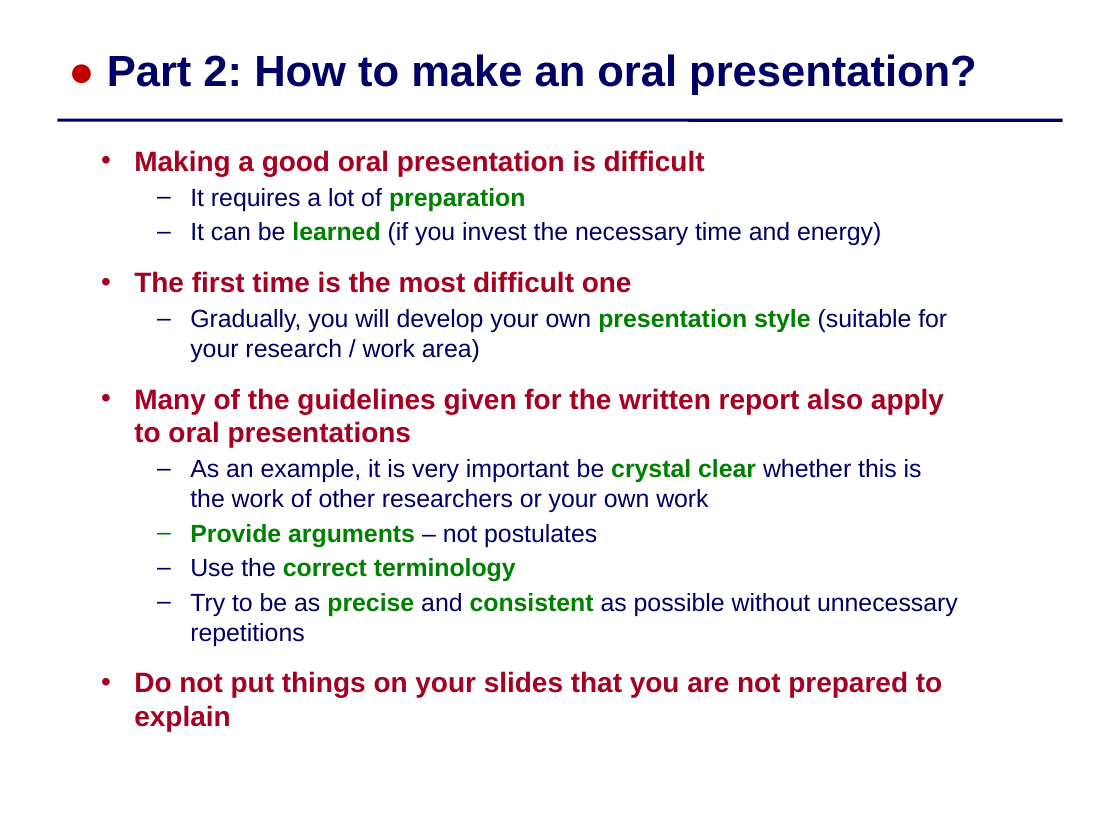
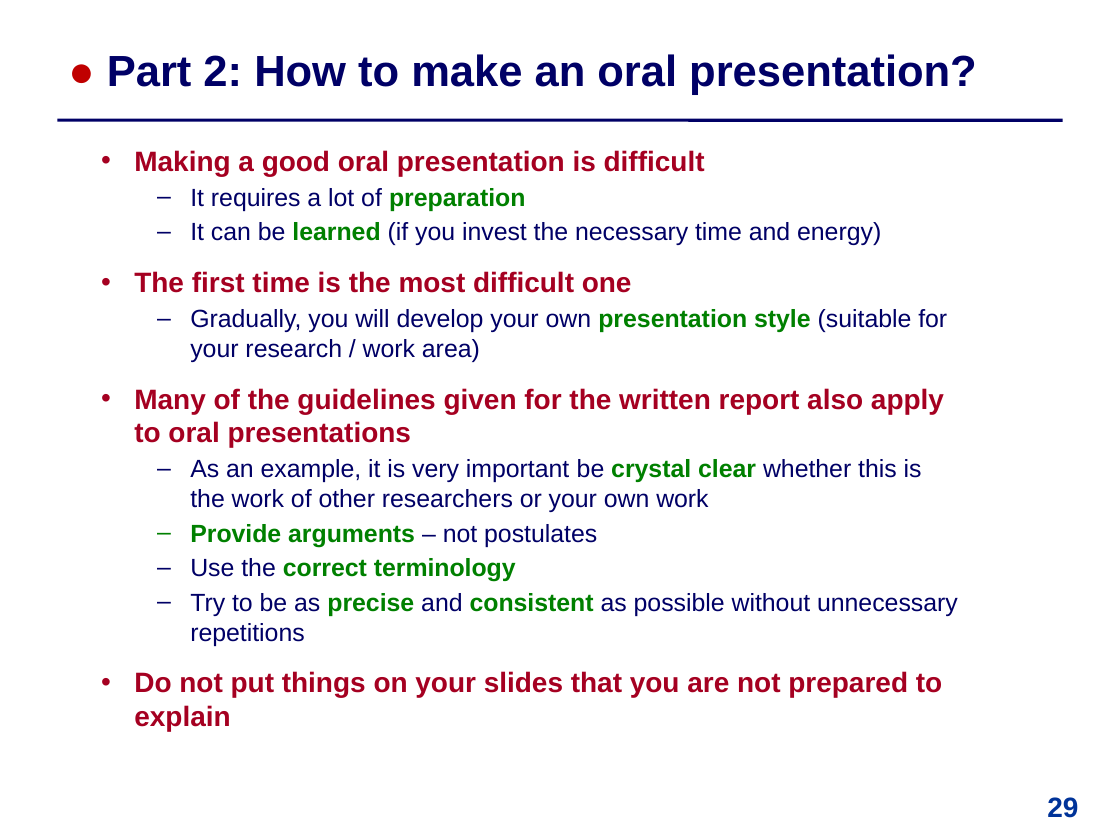
Before and after one commit to IntProgAU/Materiale, a slide deck: slide 29 of web/b26/2 Academic Writing and Oral Presentation.pptx. Drawn at 1120x840 pixels with LibreOffice and Linux fonts; fonts in the diff are those of the drawing. Boxes give left, top, right and bottom in pixels: in the first picture for what was removed or moved away, otherwise in the second. Text is boxed around its words. In the diff, an @@ line names an element or a change of style, - is before the commit and + after.

```diff
--- a/web/b26/2 Academic Writing and Oral Presentation.pptx
+++ b/web/b26/2 Academic Writing and Oral Presentation.pptx
@@ page number added at (x1=1047, y1=797, x2=1078, y2=818), 18 pt, text #003399, bold @@
+29
```
Also in this commit, not shown: 2 other slides changed.
